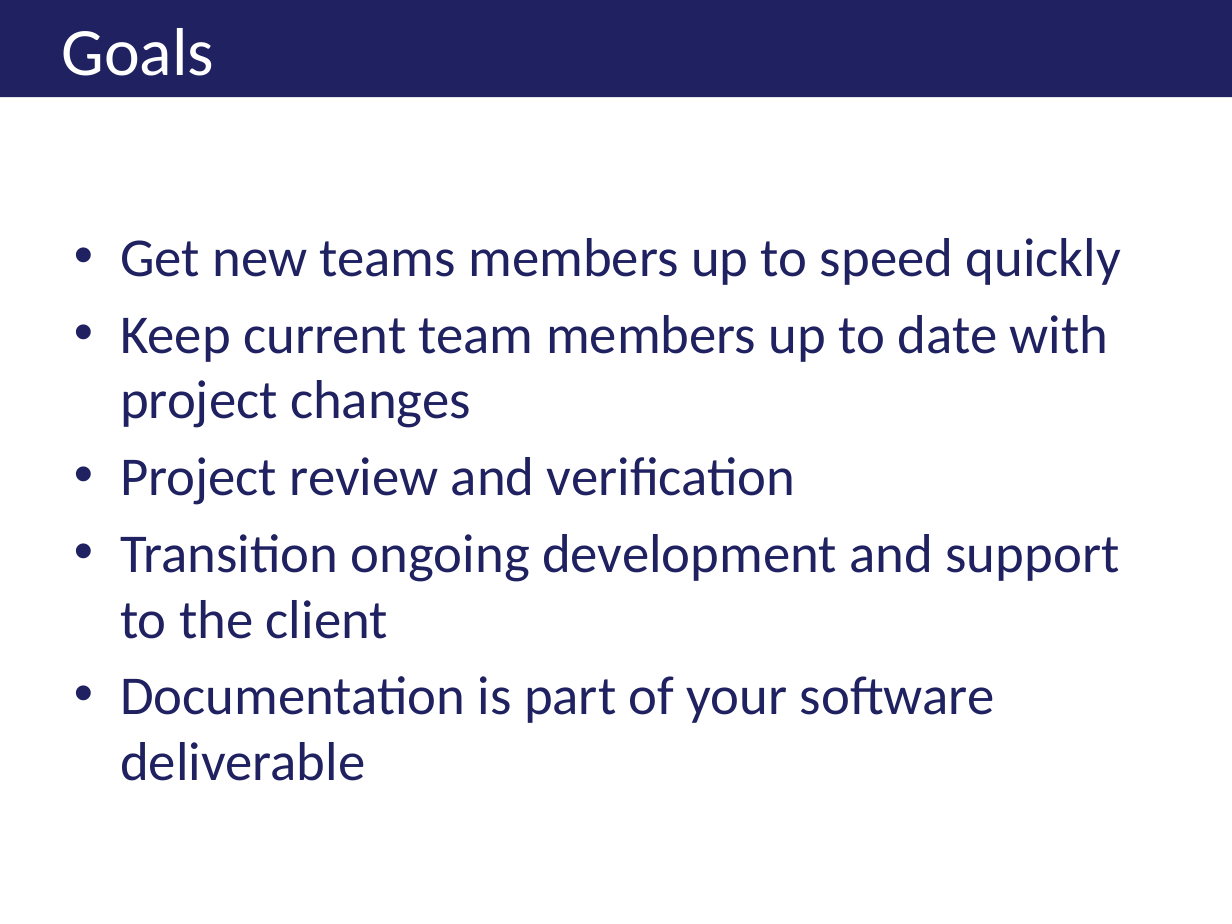
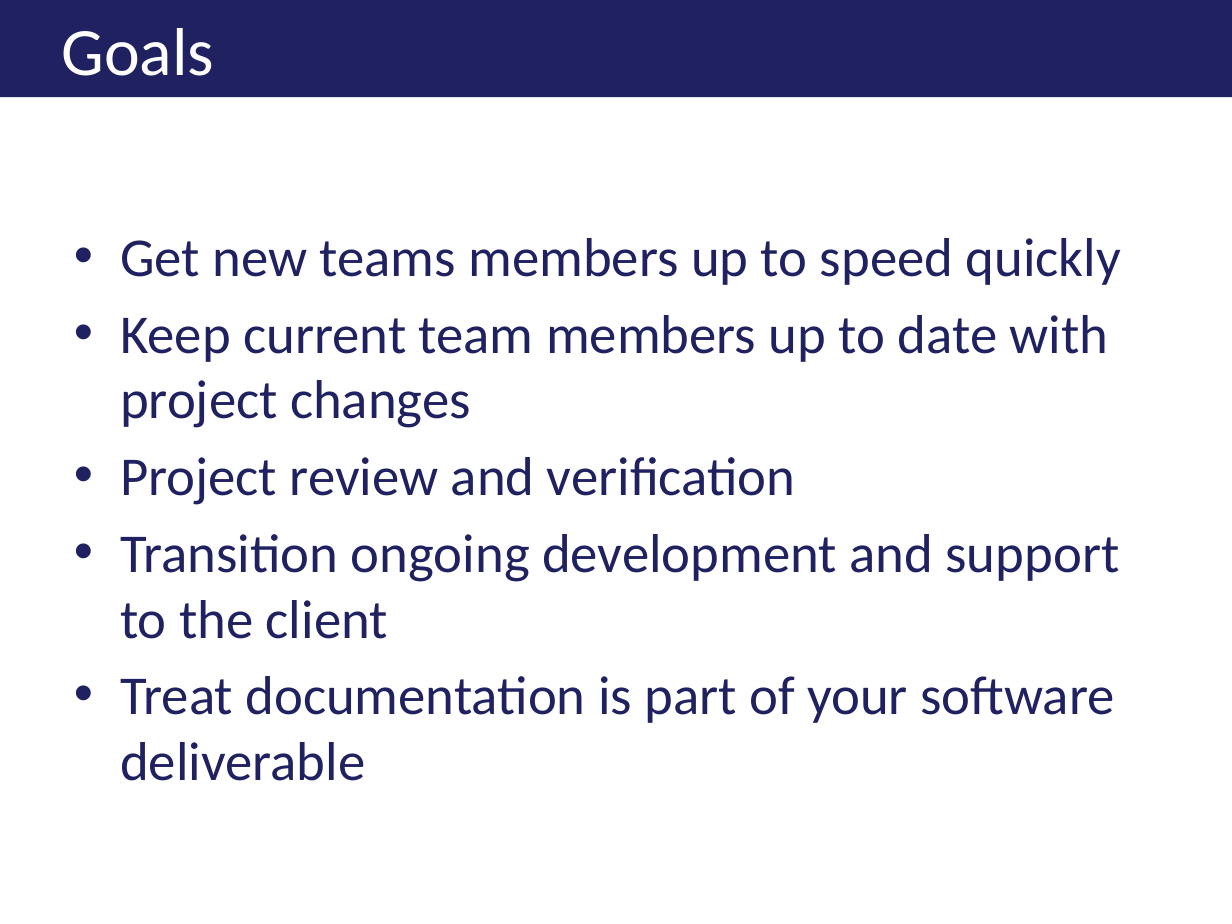
Before and after one commit to jkwuc89/Presentations, a slide deck: slide 5 of Effectively Documenting your Development Project.pptx. Drawn at 1232x924 pixels with LibreOffice and Linux fonts; fonts in the diff are those of the drawing; background and template pictures are left out. Boxes give left, top, right and bottom in pixels: in the first picture for what was removed or moved away, otherwise in the second. Text is boxed around its words. In the diff, an @@ line names an element or a change of style, - is before the commit and + after.

```diff
--- a/Effectively Documenting your Development Project.pptx
+++ b/Effectively Documenting your Development Project.pptx
@@ text at (120,676,1114,781): text changed @@
-• Documentation is part of your software deliverable
+• Treat documentation is part of your software deliverable
```
Also in this commit, not shown: 6 other slides changed, 1 slide added, 1 other file.
